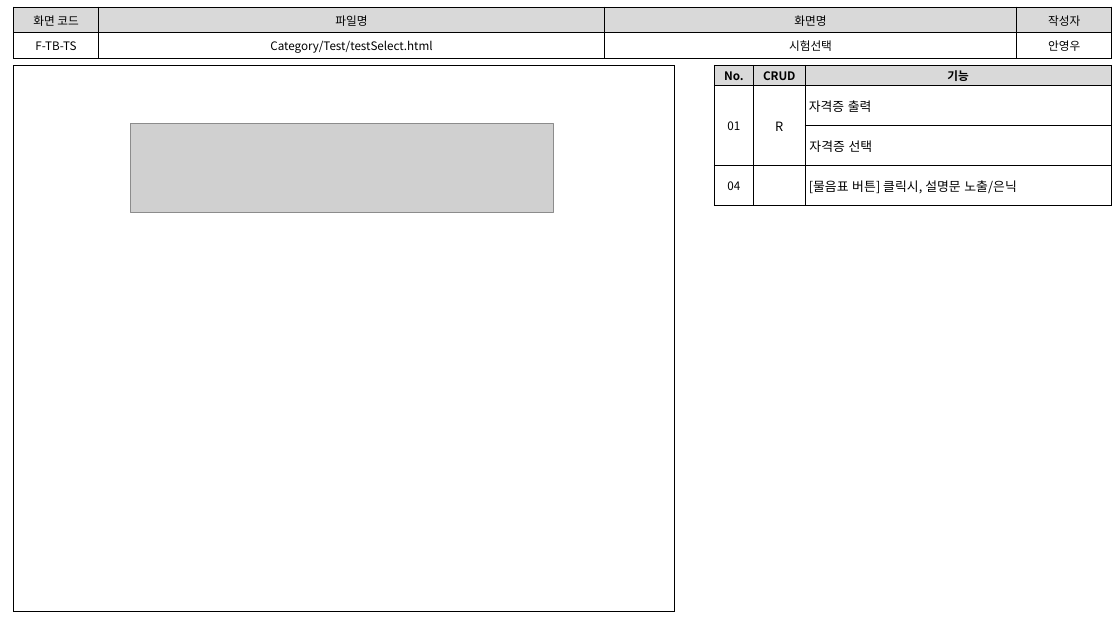
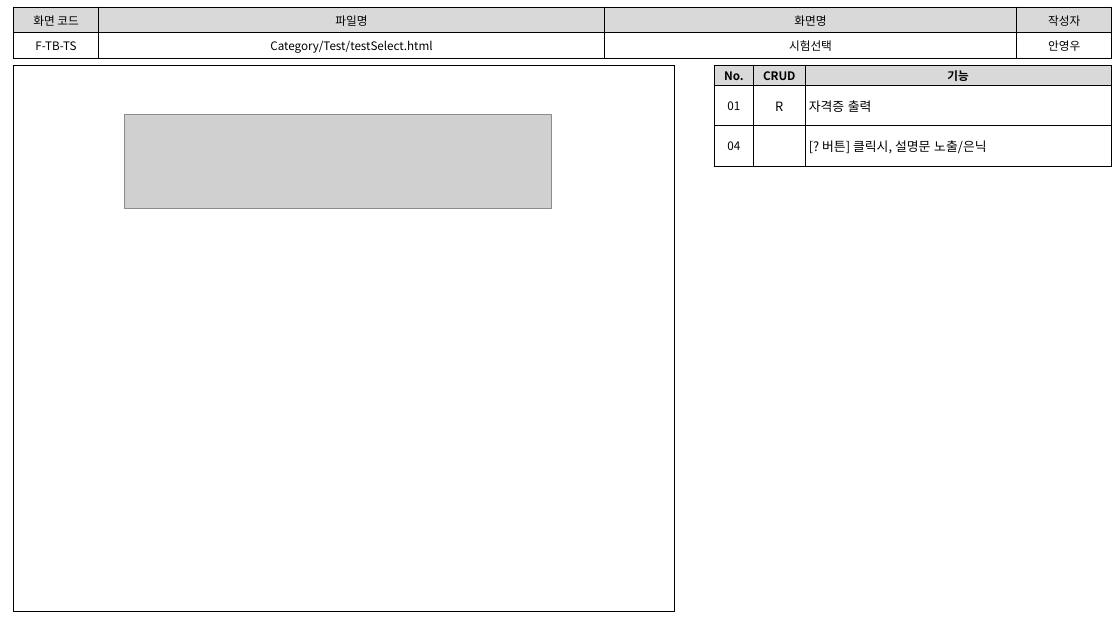
Before and after one commit to index506/cosmo6th_3thGroup, a slide deck: slide 1 of Text/02.화면설계도/3th_Project_화면 설계도(6기_안영우).pptx. Drawn at 1120x630 pixels with LibreOffice and Linux fonts; fonts in the diff are those of the drawing; grey boxes stand for pictures. Boxes give left, top, right and bottom in pixels: in the first picture for what was removed or moved away, otherwise in the second. Text is boxed around its words. In the diff, an @@ line names an element or a change of style, - is before the commit and + after.

```diff
--- a/Text/02.화면설계도/3th_Project_화면 설계도(6기_안영우).pptx
+++ b/Text/02.화면설계도/3th_Project_화면 설계도(6기_안영우).pptx
@@ table at (714, 66, 1111, 166) @@
-row 3:  |  | 자격증 선택
-row 4: 04 |  | [물음표 버튼] 클릭시, 설명문 노출/은닉
+row 3: 04 |  | [? 버튼] 클릭시, 설명문 노출/은닉
@@ picture: place and size @@
-picture at (131, 124, 554, 212)
+picture at (125, 114, 552, 208)
```
Also in this commit, not shown: 8 other slides changed, 2 slides removed, 1 other file.
